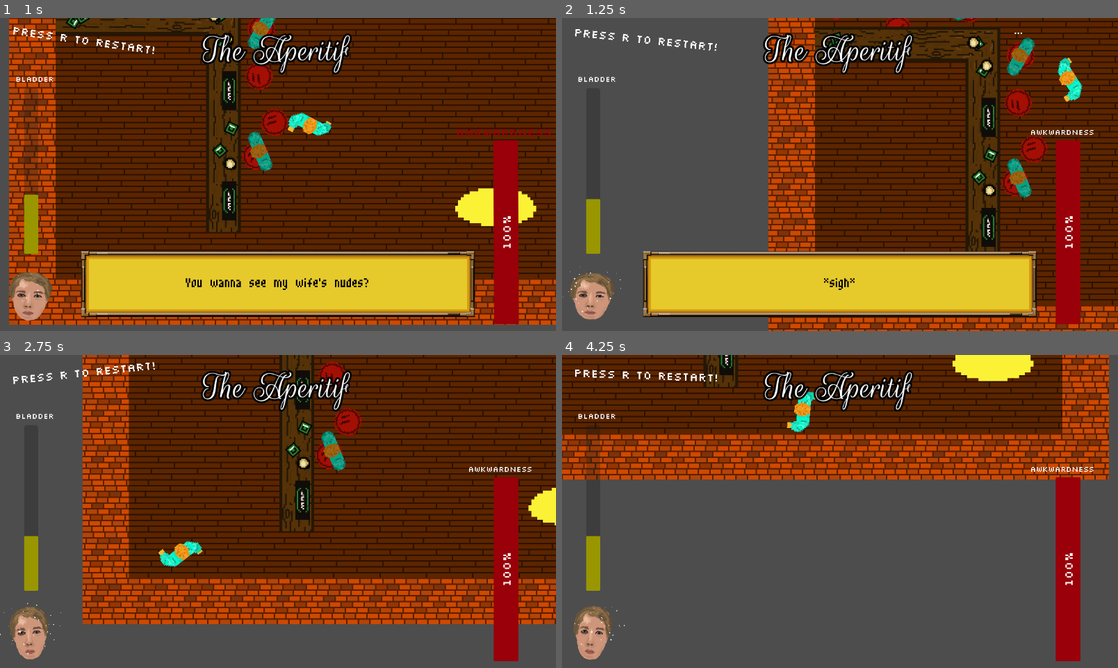
Above: before the commit, frames 1-4 (two rows, left to right).
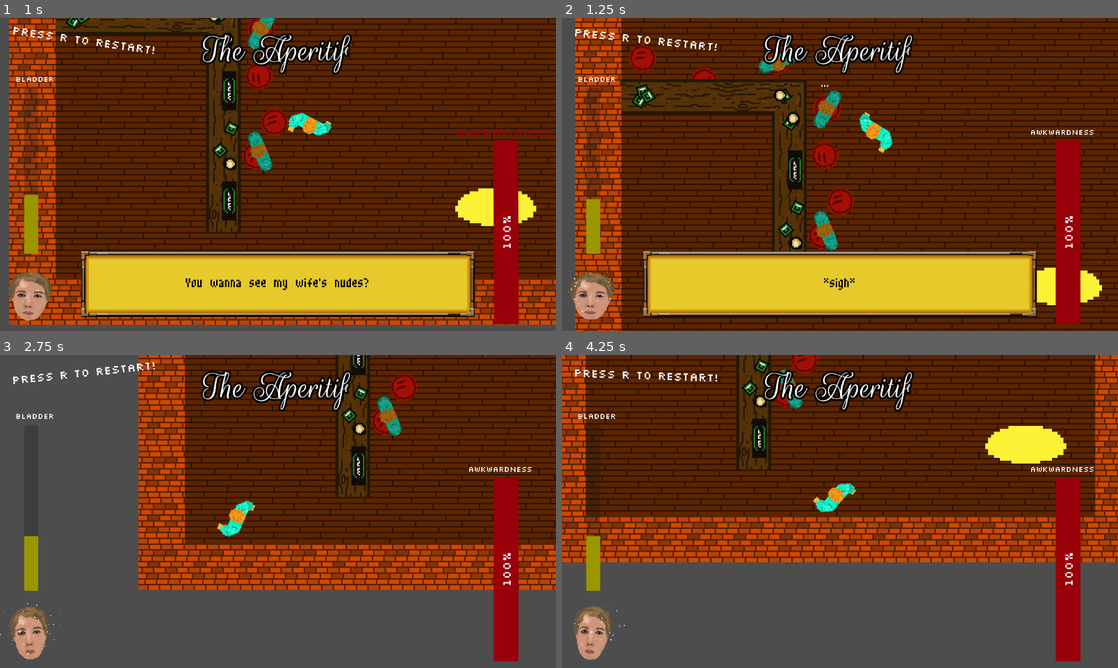
Above: after the commit, the same moments.

Repository: Jibby-Games/PizzaJam11
Game: Godot game, scene res://levels/bar.tscn
Two runs of this game, one before a commit and one after it. Both use one fixed random seed, a clock stepped at 60 frames per second and the inputs below. This scene is started directly instead of the project's main scene.
Inputs (mouse positions are in pixels of both pictures, inside the frame that each line leads up to):
- Up to frame 1 (1 s): tap R (restart) at 0.5 s; move the mouse to (250, 237) at 0.52 s; press the mouse at (250, 237) at 0.53 s; hold W (up) from 0.53 s (still down); tap Enter (ui_accept) at 0.77 s
- Up to frame 2 (1.25 s): keep holding W (up)
- Up to frame 3 (2.75 s): tap R (restart) at 1.25, 2 s; move the mouse to (444, 558) at 1.27 s; release the mouse at (444, 558) at 1.28 s; click (444, 558) at 1.35 s; tap Enter (ui_accept) at 1.52 s; move the mouse to (111, 464) at 2.02 s; release W (up) at 2.03 s; press the mouse at (111, 464) at 2.03 s; hold A (left) from 2.03 s (still down)
- Up to frame 4 (4.25 s): tap R (restart) at 2.75, 3.5 s; move the mouse to (867, 511) at 2.77 s; release the mouse at (867, 511) at 2.78 s; click (867, 511) at 2.85 s; tap Enter (ui_accept) at 3.02, 3.77 s; move the mouse to (756, 433) at 3.52 s; release A (left) at 3.53 s; press the mouse at (756, 433) at 3.53 s; hold S (down) from 3.53 s (still down)

Frame 1 is identical in both runs. In frame 2, 49% of the frame differs, in the area x 2-100%, y 0-100%; in frame 3, 40%; in frame 4, 49%, in the area x 0-100%, y 0-67%.

Commit message:
fix: limit constant camera shake

Diff:
--- a/player/player.gd
+++ b/player/player.gd
@@ -31,6 +31,7 @@
 @export var awkward_shake_strength := 1.2
 ## Multiplier for awkwardness shake strength when it increases
 @export var awkward_increase_shake_strength := 2
+var max_constant_camera_shake := 1.0
 
 # piss aiming vars
 var piss_distance_min := 5
@@ -126,7 +127,7 @@
 	var awkward_trauma: float = (
 		max(awkwardness_percent - awkward_shake_threshold, 0) * awkward_shake_strength
 	)
-	$ShakeCamera2D.min_trauma = bladder_trauma + awkward_trauma
+	$ShakeCamera2D.min_trauma = min(bladder_trauma + awkward_trauma, max_constant_camera_shake)
 
 
 func update_bars():
